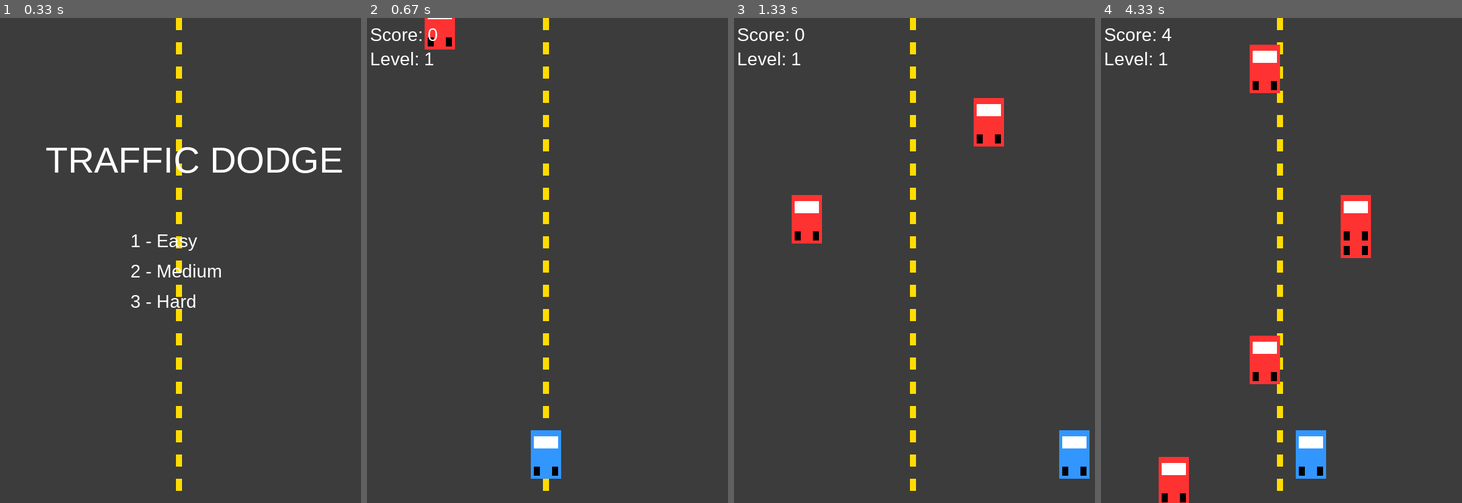
Above: before the commit, frames 1-4 (left to right).
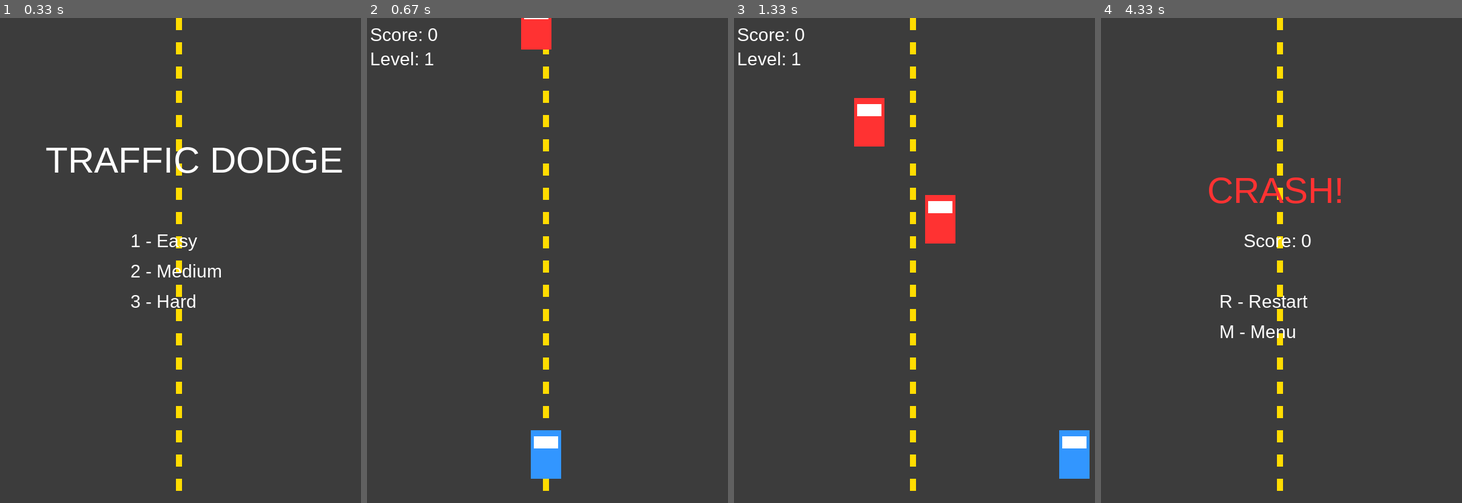
Above: after the commit, the same moments.

Repository: 7mi7miwork/level3-woche3-26
Game: pygame game, started from Dodge_Block_Verbessert.py
Same seed, same stepped clock (60 frames per second), same inputs: the game is played once before the commit and once after it.
Inputs:
- Up to frame 1 (0.33 s): no input
- Up to frame 2 (0.67 s): tap 3 at 0.33 s
- Up to frame 3 (1.33 s): hold Right 0.67-1.13 s; hold Right from 1.17 s (still down)
- Up to frame 4 (4.33 s): release Right at 1.63 s; hold Left 1.67-2.2 s

Frame 1 is identical in both runs. In frame 2, 1.1% of the frame differs, in the area x 15-53%, y 0-95%; in frame 3, 3.4%; in frame 4, 6.0%, in the area x 1-75%, y 2-100%.

Commit message:
Update Dodge_Block_Verbessert.py

Diff:
--- a/Dodge_Block_Verbessert.py
+++ b/Dodge_Block_Verbessert.py
@@ -3,7 +3,6 @@
 
 pygame.init()
 
-# Fenster
 WIDTH, HEIGHT = 600, 800
 screen = pygame.display.set_mode((WIDTH, HEIGHT))
 pygame.display.set_caption("Traffic Dodge")
@@ -14,9 +13,10 @@
 YELLOW = (255, 220, 0)
 BLUE = (50, 150, 255)
 RED = (255, 50, 50)
+GREEN = (50, 255, 100)
+PURPLE = (180, 50, 255)
 BLACK = (0, 0, 0)
 
-# Fonts
 font = pygame.font.SysFont("Arial", 30)
 big_font = pygame.font.SysFont("Arial", 60)
 
@@ -28,31 +28,39 @@
 GAME_OVER = "game_over"
 game_state = MENU
 
-# Straße zeichnen
+# Straße
 def draw_road():
     screen.fill(GRAY)
-
-    # Mittellinie (gestrichelt)
     for y in range(0, HEIGHT, 40):
         pygame.draw.rect(screen, YELLOW, (WIDTH//2 - 5, y, 10, 20))
 
-# Auto zeichnen
+# Auto
 def draw_car(x, y, color):
-    pygame.draw.rect(screen, color, (x, y, 50, 80))  # Karosserie
-    pygame.draw.rect(screen, WHITE, (x+5, y+10, 40, 20))  # Fenster
-    pygame.draw.rect(screen, BLACK, (x+5, y+60, 10, 15))  # Räder
-    pygame.draw.rect(screen, BLACK, (x+35, y+60, 10, 15))
-
-# Reset
+    pygame.draw.rect(screen, color, (x, y, 50, 80))
+    pygame.draw.rect(screen, WHITE, (x+5, y+10, 40, 20))
+
+# PowerUp
+def draw_powerup(x, y, type):
+    color = GREEN if type == "shield" else PURPLE if type == "slow" else YELLOW
+    pygame.draw.circle(screen, color, (x+25, y+25), 20)
+
 def reset_game(difficulty):
-    global player_x, player_y, cars, score, level, speed, spawn_rate
+    global player_x, player_y, cars, powerups
+    global score, level, speed, spawn_rate
+    global shield, slow_timer, double_score_timer
 
     player_x = WIDTH // 2 - 25
     player_y = HEIGHT - 120
 
     cars = []
+    powerups = []
+
     score = 0
     level = 1
+
+    shield = False
+    slow_timer = 0
+    double_score_timer = 0
 
     if difficulty == "easy":
         speed = 4
@@ -114,14 +122,34 @@
 
         player_x = max(0, min(WIDTH - 50, player_x))
 
-        # Gegner spawnen
+        # Gegner spawnen (freie Position + Drift)
         if random.randint(1, spawn_rate) == 1:
-            lane_x = random.choice([100, 250, 400])  # Fahrspuren
-            cars.append([lane_x, -100])
+            x = random.randint(0, WIDTH - 50)
+            drift = random.choice([-1, 1]) * random.uniform(0.5, 2)
+            cars.append([x, -100, drift])
 
         # Bewegung
         for car in cars:
-            car[1] += speed
+            current_speed = speed * (0.5 if slow_timer > 0 else 1)
+            car[1] += current_speed
+            car[0] += car[2]
+
+            # Abprallen
+            if car[0] <= 0 or car[0] >= WIDTH - 50:
+                car[2] *= -1
+
+            # Optional: Richtungswechsel
+            if random.randint(1, 100) == 1:
+                car[2] = random.choice([-2, -1, 1, 2])
+
+        # PowerUps spawnen
+        if random.randint(1, 200) == 1:
+            x = random.randint(0, WIDTH - 50)
+            type = random.choice(["shield", "slow", "double"])
+            powerups.append([x, -50, type])
+
+        for p in powerups:
+            p[1] += speed
 
         # Kollision + Score
         for car in cars[:]:
@@ -129,11 +157,38 @@
                 player_x + 50 > car[0] and
                 player_y < car[1] + 80 and
                 player_y + 80 > car[1]):
-                game_state = GAME_OVER
+
+                if shield:
+                    shield = False
+                    cars.remove(car)
+                else:
+                    game_state = GAME_OVER
 
             if car[1] > HEIGHT:
                 cars.remove(car)
-                score += 1
+                score += 2 if double_score_timer > 0 else 1
+
+        # PowerUp einsammeln
+        for p in powerups[:]:
+            if (player_x < p[0] + 50 and
+                player_x + 50 > p[0] and
+                player_y < p[1] + 50 and
+                player_y + 50 > p[1]):
+
+                if p[2] == "shield":
+                    shield = True
+                elif p[2] == "slow":
+                    slow_timer = 300
+                elif p[2] == "double":
+                    double_score_timer = 300
+
+                powerups.remove(p)
+
+        # Timer
+        if slow_timer > 0:
+            slow_timer -= 1
+        if double_score_timer > 0:
+            double_score_timer -= 1
 
         # Level
         if score // 10 + 1 > level:
@@ -147,8 +202,19 @@
         for car in cars:
             draw_car(car[0], car[1], RED)
 
+        for p in powerups:
+            draw_powerup(p[0], p[1], p[2])
+
+        # UI
         screen.blit(font.render(f"Score: {score}", True, WHITE), (10, 10))
         screen.blit(font.render(f"Level: {level}", True, WHITE), (10, 50))
+
+        if shield:
+            screen.blit(font.render("Shield!", True, GREEN), (10, 90))
+        if slow_timer > 0:
+            screen.blit(font.render("Slow!", True, PURPLE), (10, 130))
+        if double_score_timer > 0:
+            screen.blit(font.render("2x Score!", True, YELLOW), (10, 170))
 
     # -------- GAME OVER --------
     elif game_state == GAME_OVER:
